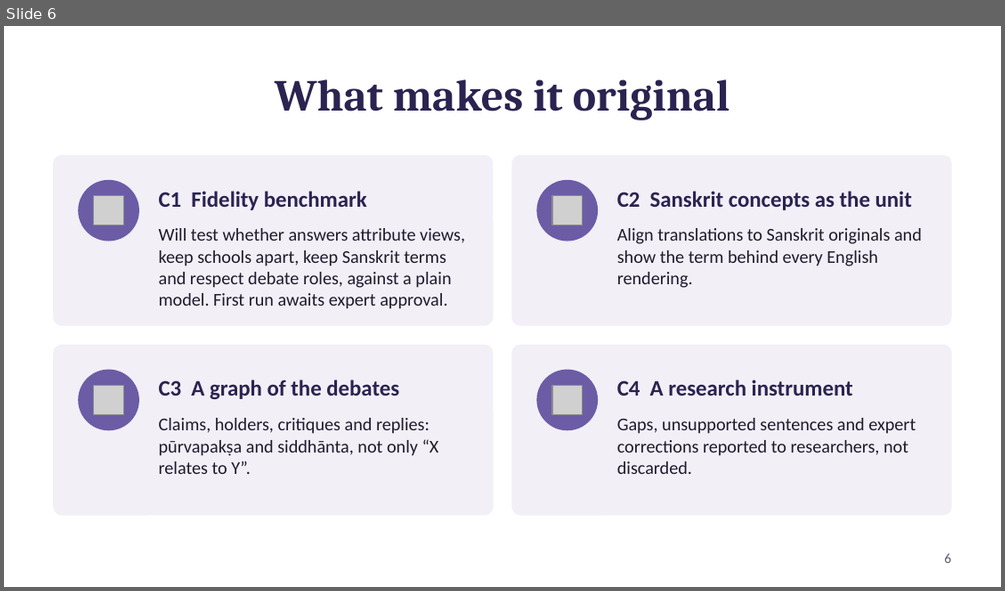
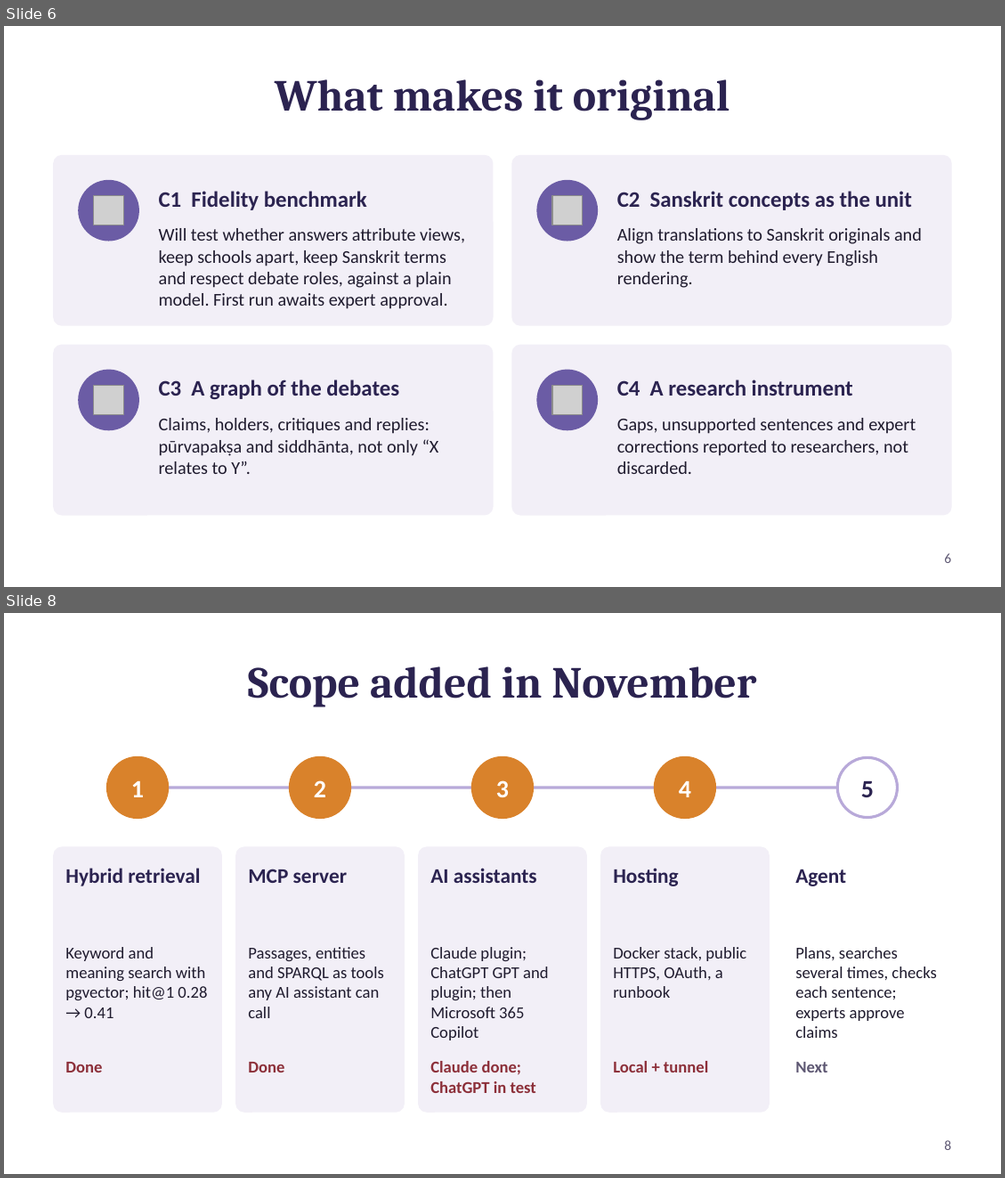
Before and after one commit to vkonda2000/indic-knowledge-graph, a slide deck: docs/slides/ikg-project-goals.pptx. Shown one above the other, each under a label of ours: slide 6 before the commit, slides 6 and 8 after it; the slides between them are not shown. The pictures are 1005x591 and 1005x1178 pixels, drawn with LibreOffice and Linux fonts; fonts in the diff are those of the drawing; grey boxes stand for pictures. Boxes give left, top, right and bottom in pixels: in the first picture for what was removed or moved away, otherwise in the second. Text is boxed around its words. In the diff, an @@ line names an element or a change of style, - is before the commit and + after.

```diff
--- a/docs/slides/ikg-project-goals.pptx
+++ b/docs/slides/ikg-project-goals.pptx
@@ slide 8 added at (4, 613, 1001, 1174), background #FFFFFF @@
@@ title added at (248, 666, 756, 707), 32 pt, text #2B2350, bold @@
+Scope added in November
@@ ellipse added at (107, 757, 168, 818), fill #D9822B, outline #D9822B 2 pt @@
@@ ellipse added at (290, 757, 350, 818), fill #D9822B, outline #D9822B 2 pt @@
@@ ellipse added at (472, 757, 533, 818), fill #D9822B, outline #D9822B 2 pt @@
@@ ellipse added at (655, 757, 715, 818), fill #D9822B, outline #D9822B 2 pt @@
@@ ellipse added at (837, 757, 898, 818), fill #FFFFFF, outline #B8A9D9 2 pt @@
@@ text added at (131, 781, 144, 797), 18 pt, text #FFFFFF, bold @@
+1
@@ line added from (138, 787) to (867, 787), #B8A9D9 2 pt @@
@@ text added at (314, 780, 326, 797), 18 pt, text #FFFFFF, bold @@
+2
@@ text added at (496, 780, 509, 797), 18 pt, text #FFFFFF, bold @@
+3
@@ text added at (679, 781, 691, 797), 18 pt, text #FFFFFF, bold @@
+4
@@ text added at (861, 781, 874, 797), 18 pt, text #2B2350, bold @@
+5
@@ rounded rectangle added at (54, 847, 221, 1111), fill #F2EFF7, outline #F2EFF7 1 pt @@
@@ rounded rectangle added at (236, 847, 404, 1111), fill #F2EFF7, outline #F2EFF7 1 pt @@
@@ rounded rectangle added at (419, 847, 586, 1111), fill #F2EFF7, outline #F2EFF7 1 pt @@
@@ rounded rectangle added at (601, 847, 769, 1111), fill #F2EFF7, outline #F2EFF7 1 pt @@
@@ rounded rectangle added at (784, 847, 951, 1111), fill #FFFFFF, outline #FFFFFF 1 pt @@
@@ text added at (65, 868, 200, 886), 15 pt, text #2B2350, bold @@
+Hybrid retrieval
@@ text added at (248, 868, 347, 883), 15 pt, text #2B2350, bold @@
+MCP server
@@ text added at (430, 868, 537, 883), 15 pt, text #2B2350, bold @@
+AI assistants
@@ text added at (613, 868, 678, 886), 15 pt, text #2B2350, bold @@
+Hosting
@@ text added at (795, 869, 846, 886), 15 pt, text #2B2350, bold @@
+Agent
@@ text added at (65, 947, 207, 1018), 12 pt, text #1F1B2E @@
+Keyword and meaning search with pgvector; hit@1 0.28 → 0.41
@@ text added at (248, 947, 384, 1018), 12 pt, text #1F1B2E @@
+Passages, entities and SPARQL as tools any AI assistant can call
@@ text added at (430, 947, 549, 1040), 12 pt, text #1F1B2E @@
+Claude plugin; ChatGPT GPT and plugin; then Microsoft 365 Copilot
@@ text added at (613, 947, 746, 997), 12 pt, text #1F1B2E @@
+Docker stack, public HTTPS, OAuth, a runbook
@@ text added at (795, 947, 936, 1038), 12 pt, text #1F1B2E @@
+Plans, searches several times, checks each sentence; experts approve claims
@@ text added at (65, 1062, 102, 1072), 12 pt, text #8C2F39, bold @@
+Done
@@ text added at (248, 1062, 284, 1072), 12 pt, text #8C2F39, bold @@
+Done
@@ text added at (430, 1061, 536, 1093), 12 pt, text #8C2F39, bold @@
+Claude done; ChatGPT in test
@@ text added at (613, 1061, 708, 1072), 12 pt, text #8C2F39, bold @@
+Local + tunnel
@@ text added at (795, 1062, 827, 1072), 12 pt, text #5E5873, bold @@
+Next
@@ page number added at (944, 1140, 951, 1150), 10 pt, text #5E5873 @@
+8
```
Also in this commit, not shown: 4 slides changed, 1 other file.
